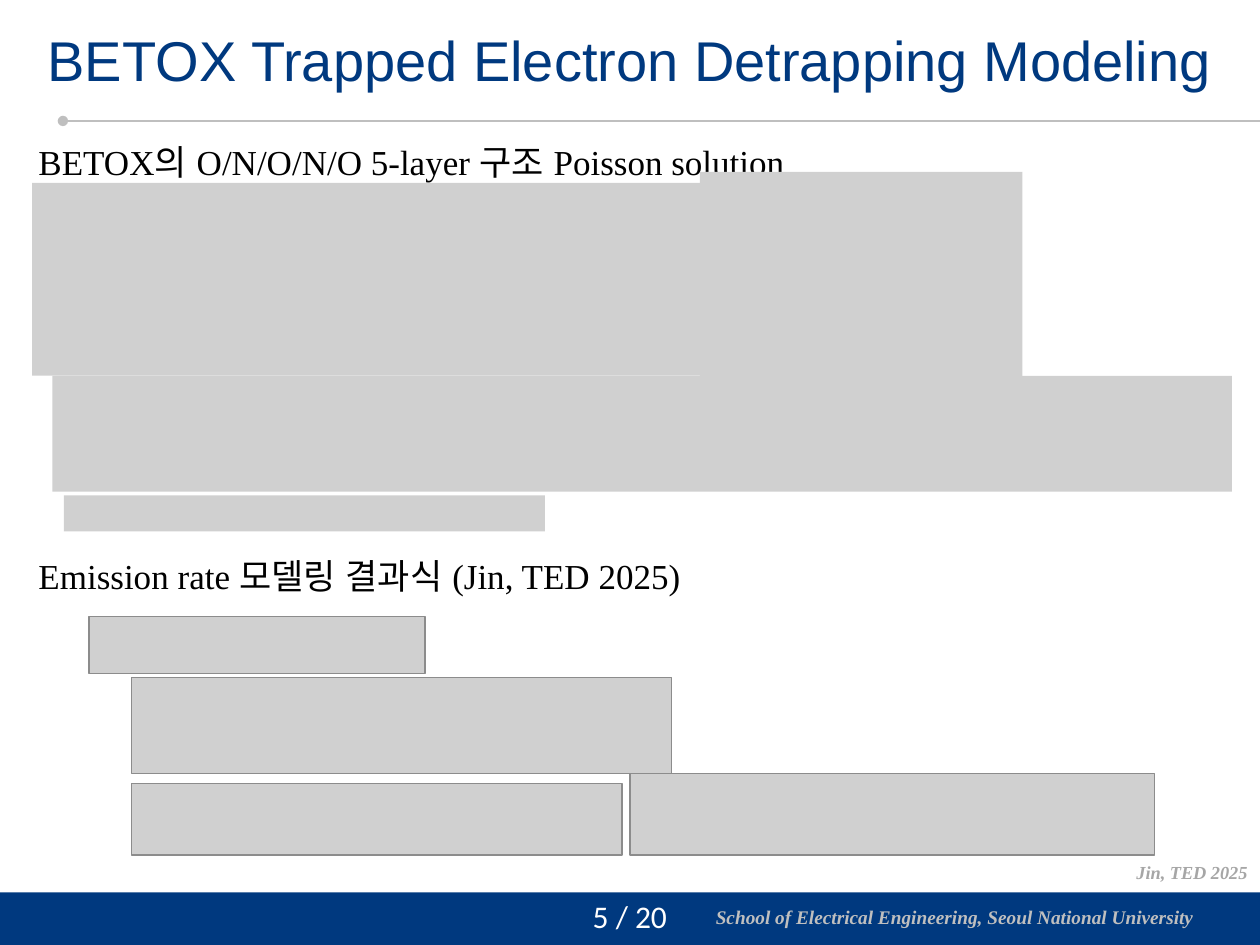
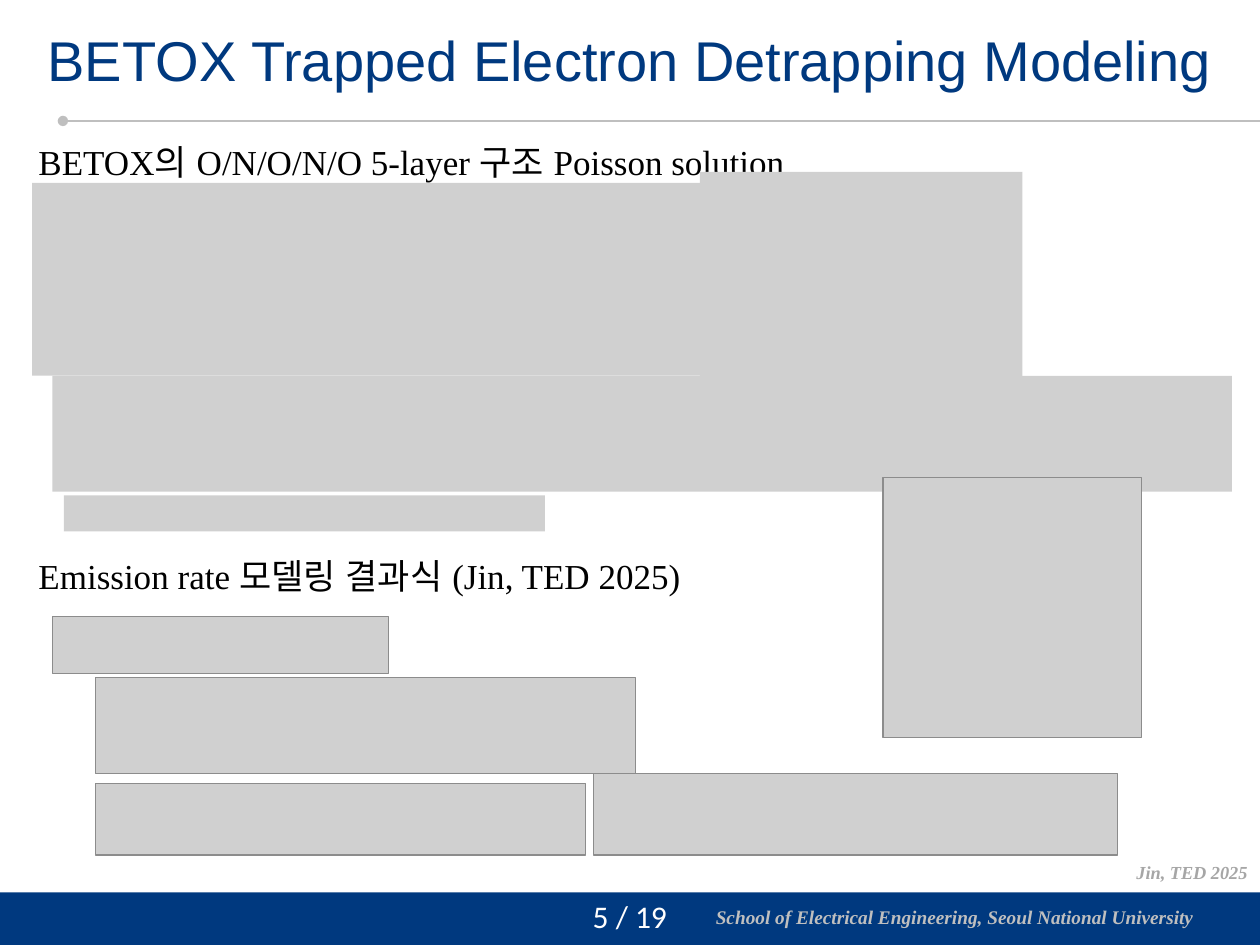
Before and after one commit to vectorcont62-dev/Graduation-SNU-MS, a slide deck: slide 6 of 진명 석사졸업 연구 정리 - 피드백 반영.pptx. Drawn at 1260x945 pixels with LibreOffice and Linux fonts; fonts in the diff are those of the drawing; grey boxes stand for pictures; background and template pictures are left out. Boxes give left, top, right and bottom in pixels: in the first picture for what was removed or moved away, otherwise in the second. Text is boxed around its words. In the diff, an @@ line names an element or a change of style, - is before the commit and + after.

```diff
--- a/진명 석사졸업 연구 정리 - 피드백 반영.pptx
+++ b/진명 석사졸업 연구 정리 - 피드백 반영.pptx
@@ picture added at <box>883,478,1142,738</box> @@
@@ 4 pictures: place and size @@
-4 pictures at <box>89,616,1154,856</box>
+4 pictures at <box>53,616,1118,856</box>
@@ page number at <box>593,907,667,929</box>: text changed @@
-5 / 20
+5 / 19
```
Also in this commit, not shown: 3 other slides changed.
